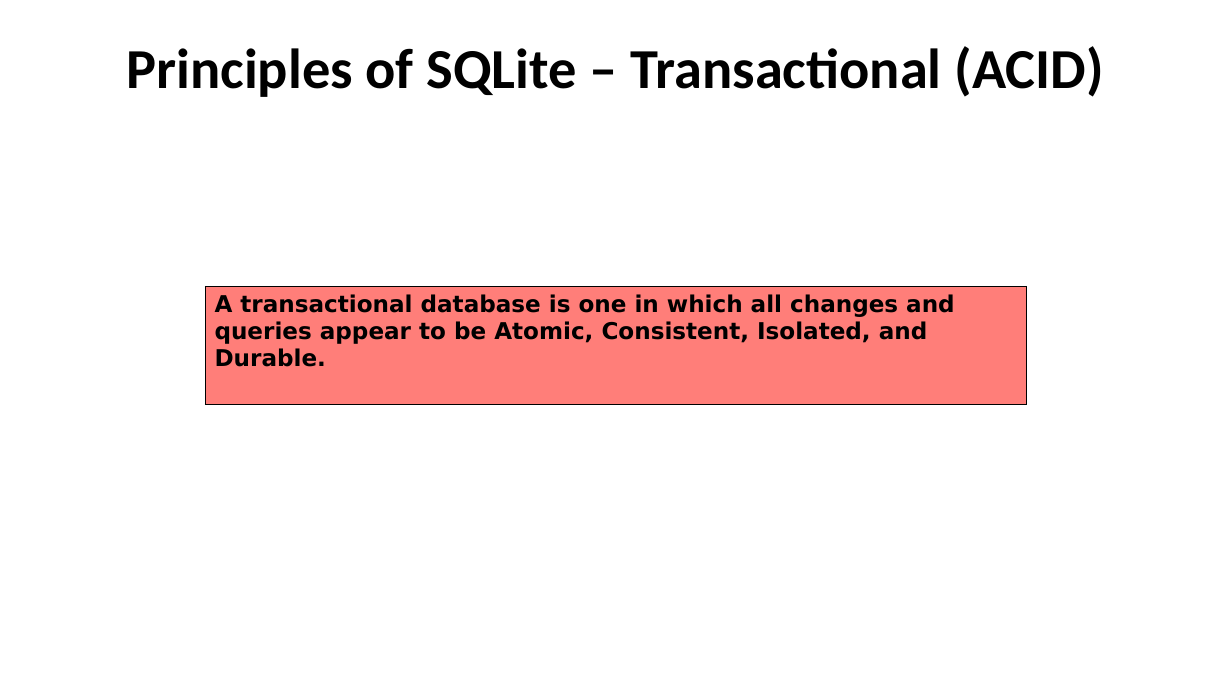
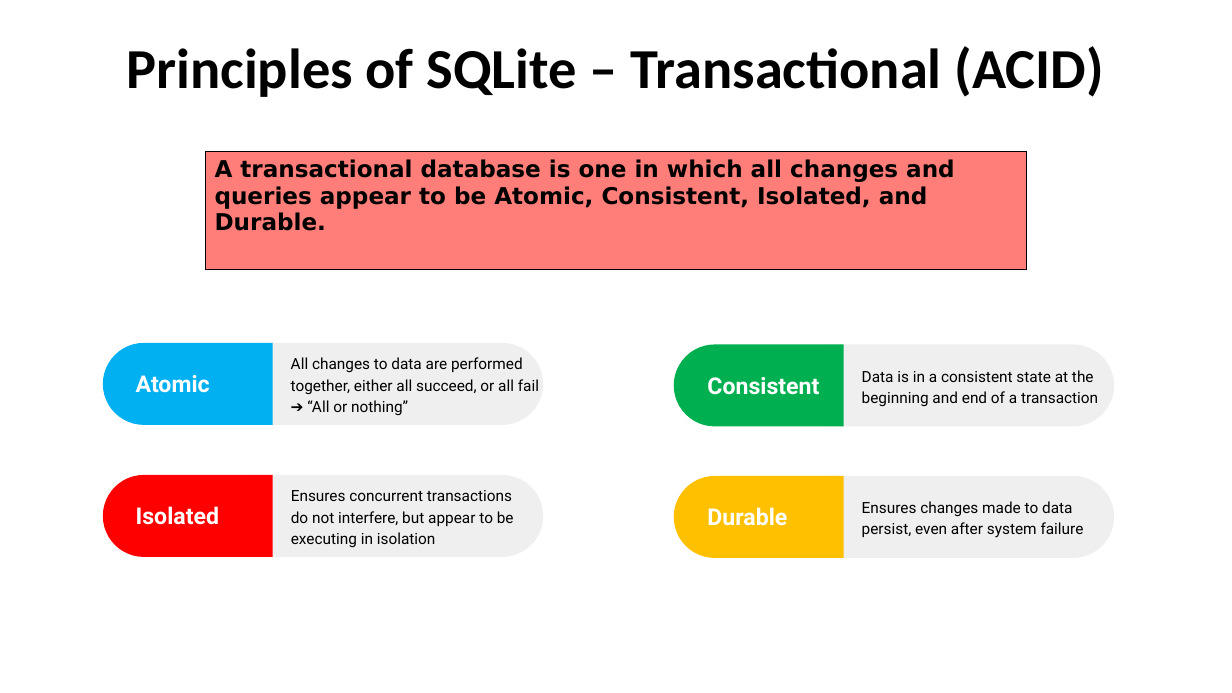
Before and after one commit to AntonioPirani/SQLiteProject, a slide deck: slide 6 of Presentation.pptx. Drawn at 1232x693 pixels with LibreOffice and Linux fonts; fonts in the diff are those of the drawing. Boxes give left, top, right and bottom in pixels: in the first picture for what was removed or moved away, otherwise in the second. Text is boxed around its words. In the diff, an @@ line names an element or a change of style, - is before the commit and + after.

```diff
--- a/Presentation.pptx
+++ b/Presentation.pptx
@@ table: place and size @@
-table at box(205, 287, 1027, 407)
+table at box(205, 152, 1027, 272)
@@ round same rect added at box(103, 343, 273, 426), fill #00B0F0 @@
@@ round same rect added at box(256, 343, 543, 425), fill #EFEFEF @@
@@ text added at box(291, 357, 539, 415), 12 pt, text #000000 @@
+All changes to data are performed together, either all succeed, or all fail ➔ “All or nothing”
@@ round same rect added at box(674, 344, 844, 427), fill #00B050 @@
@@ round same rect added at box(827, 345, 1115, 427), fill #EFEFEF @@
@@ text added at box(136, 375, 210, 393), 18 pt, text #FFFFFF, bold @@
+Atomic
@@ text added at box(707, 377, 819, 395), 18 pt, text #FFFFFF, bold @@
+Consistent
@@ text added at box(862, 370, 1098, 406), 12 pt, text #000000 @@
+Data is in a consistent state at the beginning and end of a transaction
@@ round same rect added at box(103, 475, 273, 557), fill #FF0000 @@
@@ round same rect added at box(256, 475, 543, 557), fill #EFEFEF @@
@@ round same rect added at box(674, 476, 844, 559), fill #FFC000 @@
@@ round same rect added at box(827, 476, 1115, 558), fill #EFEFEF @@
@@ text added at box(136, 506, 219, 525), 18 pt, text #FFFFFF, bold @@
+Isolated
@@ text added at box(291, 490, 514, 547), 12 pt, text #000000 @@
+Ensures concurrent transactions do not interfere, but appear to be executing in isolation
@@ text added at box(707, 507, 787, 526), 18 pt, text #FFFFFF, bold @@
+Durable
@@ text added at box(862, 501, 1084, 538), 12 pt, text #000000 @@
+Ensures changes made to data persist, even after system failure
```
Also in this commit, not shown: 1 other file.
